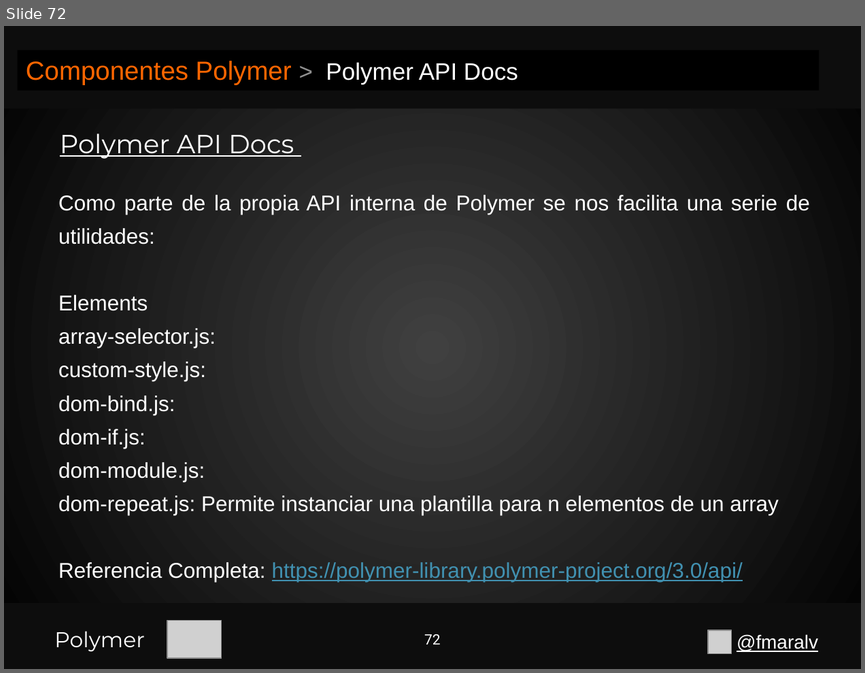
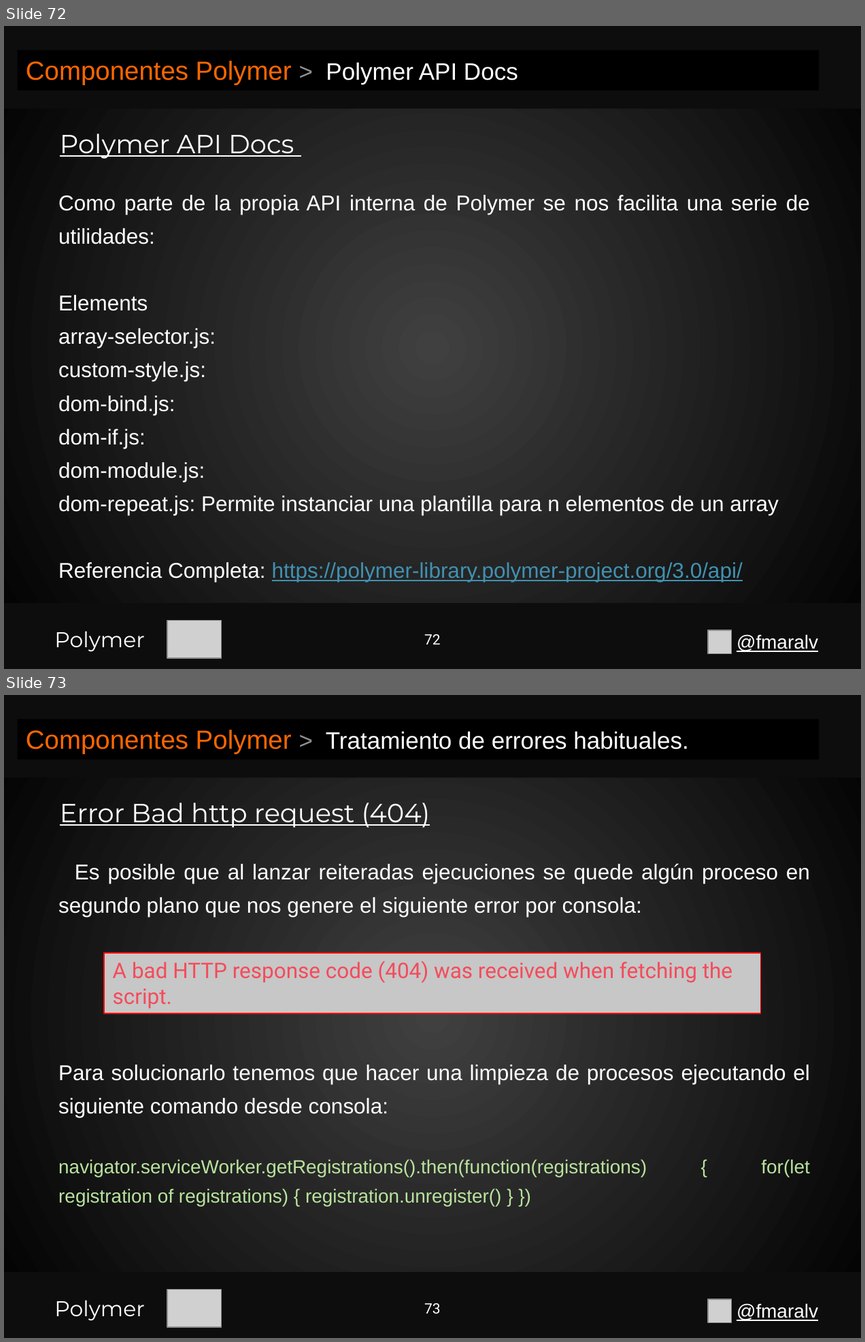
Before and after one commit to fmaralv/Presentacion, a slide deck: Polymer.pptx. Shown one above the other, each under a label of ours: slide 72 before the commit, slides 72 and 73 after it. The pictures are 865x673 and 865x1342 pixels, drawn with LibreOffice and Linux fonts; fonts in the diff are those of the drawing; grey boxes stand for pictures. Boxes give left, top, right and bottom in pixels: in the first picture for what was removed or moved away, otherwise in the second. Text is boxed around its words. In the diff, an @@ line names an element or a change of style, - is before the commit and + after.

```diff
--- a/Polymer.pptx
+++ b/Polymer.pptx
@@ slide 73 added at (x1=4, y1=695, x2=861, y2=1338), background gradient #404040 to #000000 @@
@@ rectangle added at (x1=4, y1=695, x2=861, y2=777), fill #0D0D0D @@
@@ rectangle added at (x1=18, y1=719, x2=819, y2=759), fill #000000, 20 pt, text #FFFFFF @@
+Componentes Polymer > Tratamiento de errores habituales.
@@ text added at (x1=60, y1=802, x2=430, y2=828), 22 pt, text #FFFFFF, underline @@
+Error Bad http request (404)
@@ text added at (x1=58, y1=864, x2=810, y2=1206), 18 pt, text #FFFFFF @@
+Es posible que al lanzar reiteradas ejecuciones se quede algún proceso en segundo plano que nos genere el siguiente error por consola:
+Para solucionarlo tenemos que hacer una limpieza de procesos ejecutando el siguiente comando desde consola:
+navigator.serviceWorker.getRegistrations().then(function(registrations) { for(let registration of registrations) { registration.unregister() } })
@@ rectangle added at (x1=104, y1=953, x2=761, y2=1014), fill #C8C8C8, outline #FF0000 1 pt, 18 pt, text #F44B5B @@
+A bad HTTP response code (404) was received when fetching the script.
@@ rectangle added at (x1=4, y1=1272, x2=861, y2=1338), fill #0D0D0D @@
@@ rectangle added at (x1=4, y1=1272, x2=861, y2=1338), fill #0D0D0D @@
@@ text added at (x1=54, y1=1300, x2=145, y2=1321), 18 pt, text #FFFFFF @@
+Polymer
@@ picture added at (x1=168, y1=1289, x2=222, y2=1327) @@
@@ page number added at (x1=424, y1=1303, x2=441, y2=1314), 12 pt, text #FFFFFF @@
+73
@@ picture added at (x1=707, y1=1299, x2=732, y2=1323) @@
@@ text added at (x1=736, y1=1303, x2=818, y2=1321), 16 pt, text #FFFFFF, underline @@
+@fmaralv
```
Also in this commit, not shown: 3 slides changed, 19 other slides added.
